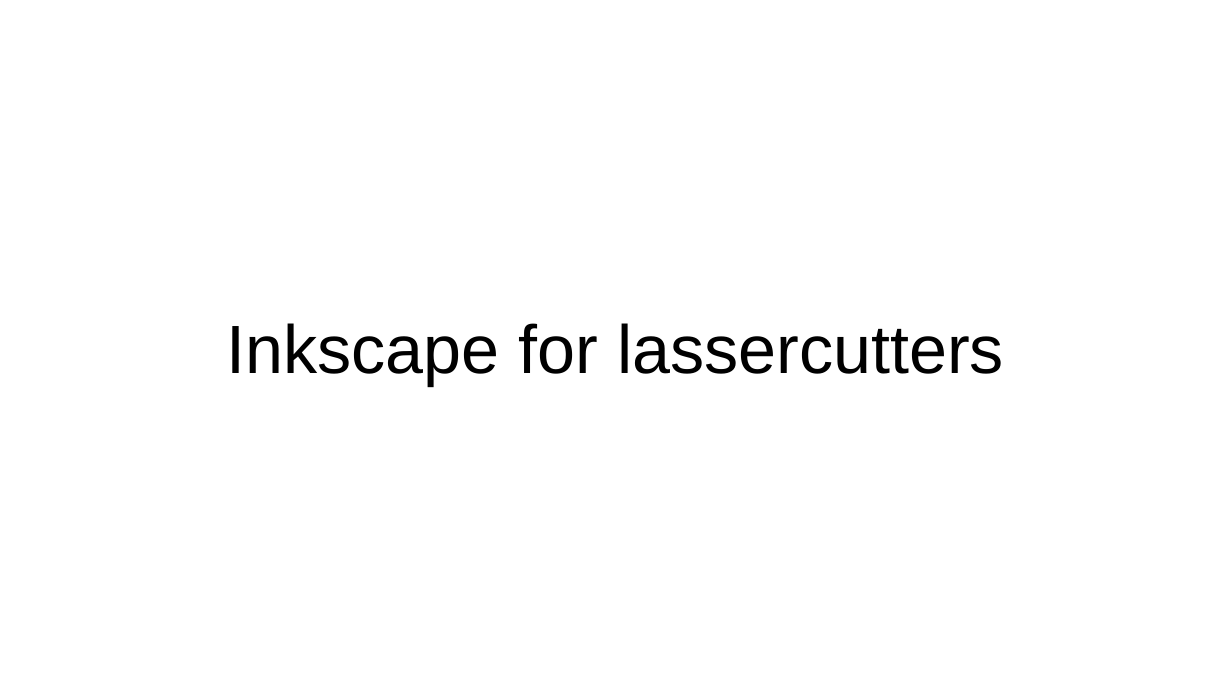
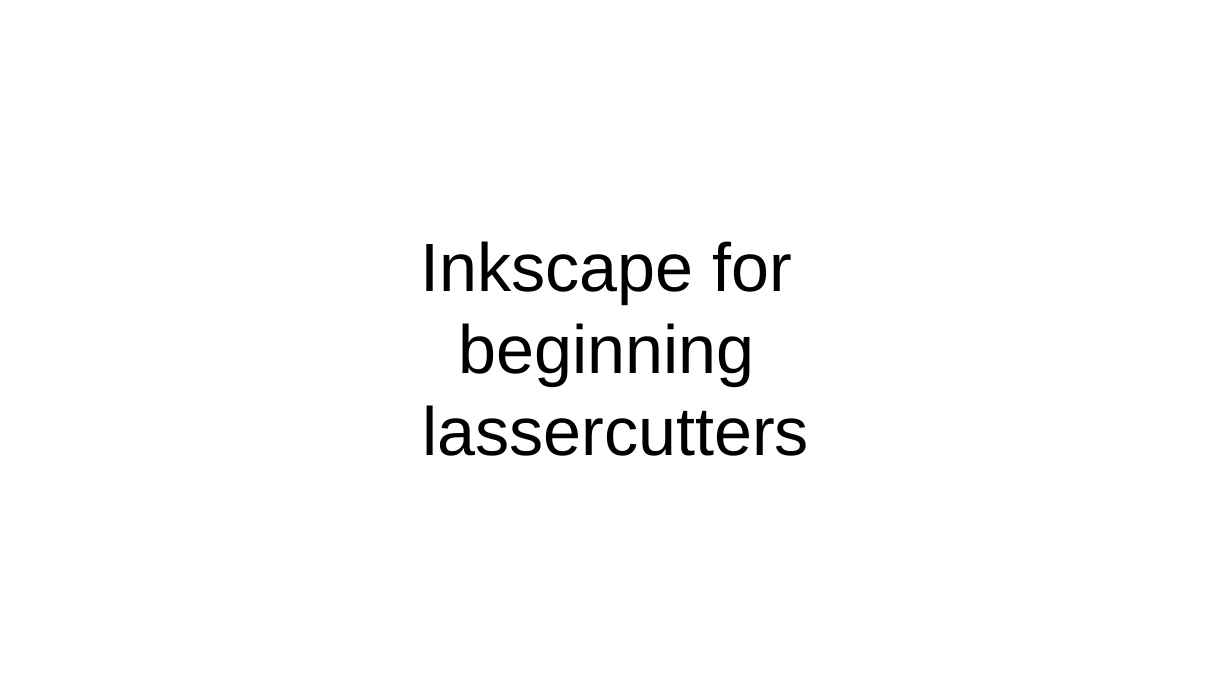
Before and after one commit to turbor/fri3d2026-inkscape, a slide deck: slide 1 of presentation.odp. Drawn at 1232x693 pixels with LibreOffice and Linux fonts; fonts in the diff are those of the drawing. Boxes give left, top, right and bottom in pixels: in the first picture for what was removed or moved away, otherwise in the second. Text is boxed around its words. In the diff, an @@ line names an element or a change of style, - is before the commit and + after.

```diff
--- a/presentation.odp
+++ b/presentation.odp
@@ title at [420,241,809,456]: text changed @@
-Inkscape for lassercutters
+Inkscape for
+beginning
+lassercutters
```
Also in this commit, not shown: 3 slides added, 1 slide removed, 12 other files.
